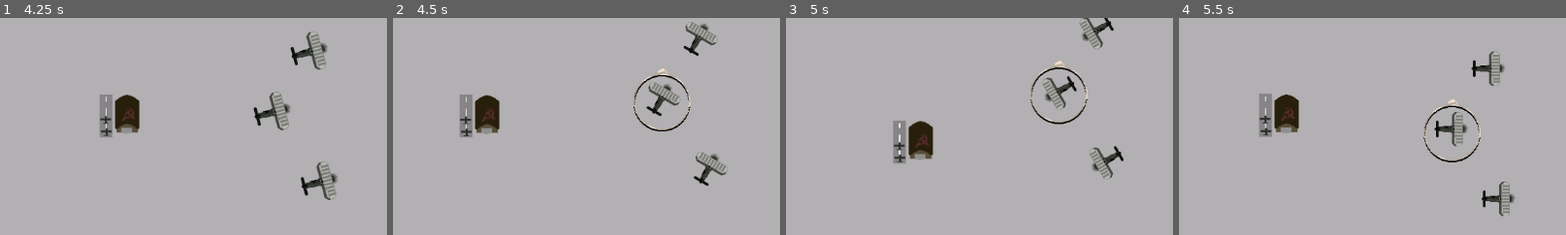
Above: before the commit, frames 1-4 (left to right).
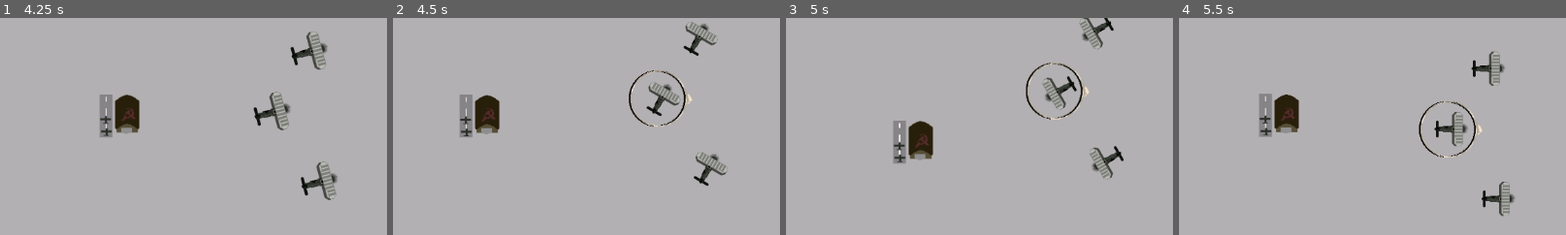
Above: after the commit, the same moments.

Repository: jsteele15/Night-witches
Game: Godot game, scene res://ui/start_menu.tscn
The game is run twice, just before and just after one commit, with the same random seed, the same clock (stepped at 60 frames per second) and the same inputs.
Inputs (mouse positions are % of the whole screen's width and height, from its top left):
- Up to frame 1 (4.25 s): click (25, 17) at 0.5 s; hold D (right) 1.28-2.03 s; hold Space (bomb) 1.28-2.03 s; hold A (left) 2.03-2.78 s; tap Space (bomb) at 2.1, 3.05, 3.6 s; hold E (engine) 2.78-3.53 s; hold D (right) from 2.78 s (still down)
- Up to frame 2 (4.5 s): release D (right) at 4.28 s; hold A (left) from 4.28 s (still down); hold Space (bomb) from 4.28 s (still down)
- Up to frame 3 (5 s): keep holding A (left); keep holding Space (bomb)
- Up to frame 4 (5.5 s): keep holding A (left); release Space (bomb) at 5.03 s; tap E (engine) at 5.1 s; tap Space (bomb) at 5.3 s
The pictures show only the part of the screen within x 15-65%, y 33-83%; the shares and areas given below are measured in that part.

Frame 1 is identical in both runs. In frame 2, 0.9% of the frame differs, in the area x 60-78%, y 23-53%; in frame 3, 1.0%, in the area x 61-79%, y 19-50%; in frame 4, 0.9%.

Commit message:
dial
dial

Diff:
--- a/night-witches/map/base.gd
+++ b/night-witches/map/base.gd
@@ -5,6 +5,9 @@
 const STARTING_POINT_2 : Vector2 = Vector2(-55, -90)
 var player : CharacterBody2D
 # Called every frame. 'delta' is the elapsed time since the previous frame.
+func _ready() -> void:
+	GameVars.friendly_buildings = self.get_parent()
+
 func _process(delta: float) -> void:
 	pass
 
@@ -44,7 +47,3 @@
 		GameVars.number_of_bombs = GameVars.MAX_BOMBS
 		_spawn_new_planes()
 		return
-		if GameVars.being_persued == true:
-			GameVars.being_persued = false
-			GameVars.persuer.target = GameVars.allied_planes.get_child(0)
-			GameVars.persuer = null
--- a/night-witches/map/game_vars.gd
+++ b/night-witches/map/game_vars.gd
@@ -2,6 +2,7 @@
 
 #stuff related to the overall game
 var allied_planes : Node
+var friendly_buildings : Node
 var player : CharacterBody2D
 #stuff related to the player
 #living status
--- a/night-witches/ui/dial.gd
+++ b/night-witches/ui/dial.gd
@@ -14,4 +14,11 @@
 		self.global_position = GameVars.player.position
 
 	#get a list of all the bases, and then angle it towers that base
-	#main.ground_layer.get_node()
+	if GameVars.friendly_buildings.get_child_count() > 1:
+		pass
+		#for c in GameVars.friendly_buildings.get_children():
+			#if c.position.distance_to(c.position) #this works, just need to figure out the said logic
+
+	else:
+
+		look_at(GameVars.friendly_buildings.get_child(0).global_position)
--- a/night-witches/ui/dial.tscn
+++ b/night-witches/ui/dial.tscn
@@ -7,4 +7,5 @@
 script = ExtResource("1_x8r0a")
 
 [node name="im" type="Sprite2D" parent="."]
+rotation = 1.5707964
 texture = ExtResource("1_fgdrt")
Not shown, changed: night-witches/map/main.tscn
